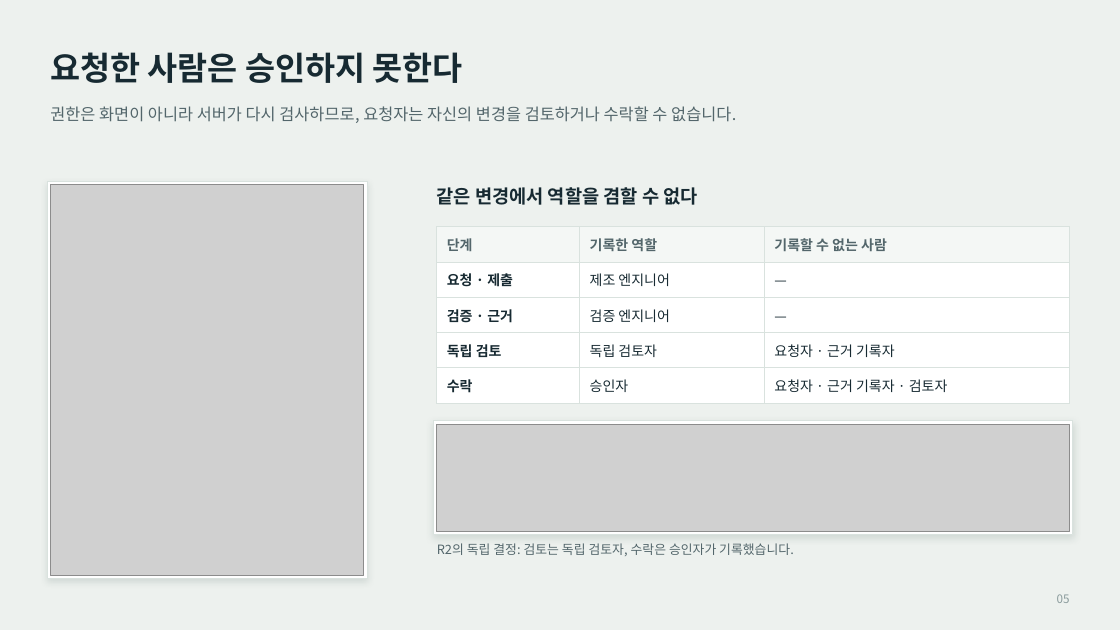
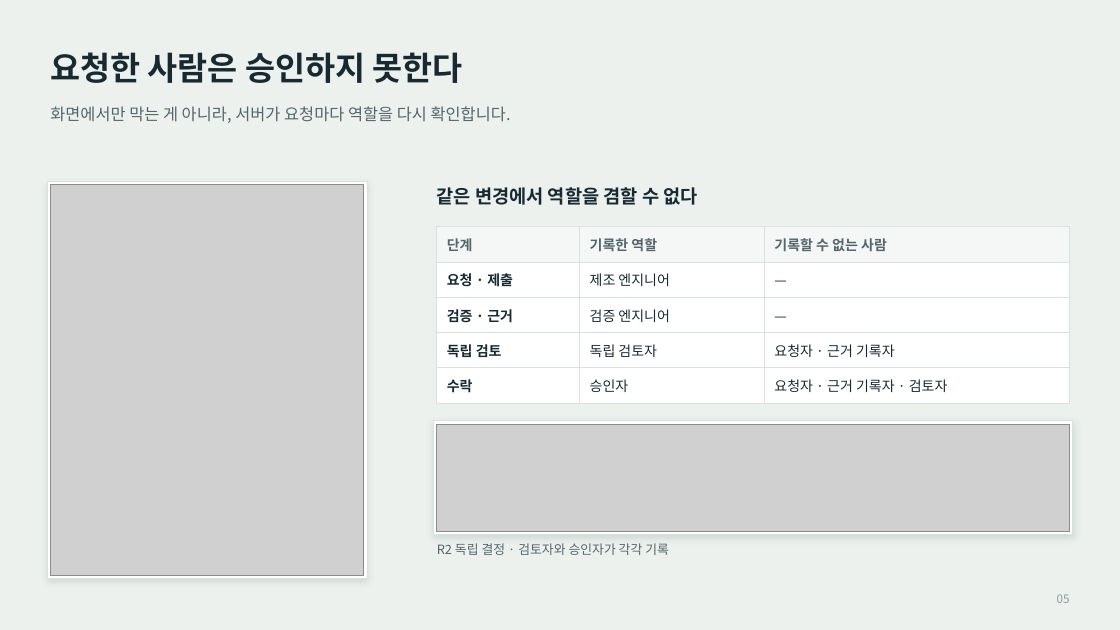
Before and after one commit to antvinas/FabAssure, a slide deck: slide 5 of portfolio/FabAssure-SKhynix.pptx. Drawn at 1120x630 pixels with LibreOffice and Linux fonts; fonts in the diff are those of the drawing; grey boxes stand for pictures. Boxes give left, top, right and bottom in pixels: in the first picture for what was removed or moved away, otherwise in the second. Text is boxed around its words. In the diff, an @@ line names an element or a change of style, - is before the commit and + after.

```diff
--- a/portfolio/FabAssure-SKhynix.pptx
+++ b/portfolio/FabAssure-SKhynix.pptx
@@ text at (50,106,511,123): text changed @@
-권한은 화면이 아니라 서버가 다시 검사하므로, 요청자는 자신의 변경을 검토하거나 수락할 수 없습니다.
+화면에서만 막는 게 아니라, 서버가 요청마다 역할을 다시 확인합니다.
@@ text at (437,543,669,555): text changed @@
-R2의 독립 결정: 검토는 독립 검토자, 수락은 승인자가 기록했습니다.
+R2 독립 결정 · 검토자와 승인자가 각각 기록
```
Also in this commit, not shown: 9 other slides changed, 2 other files.
